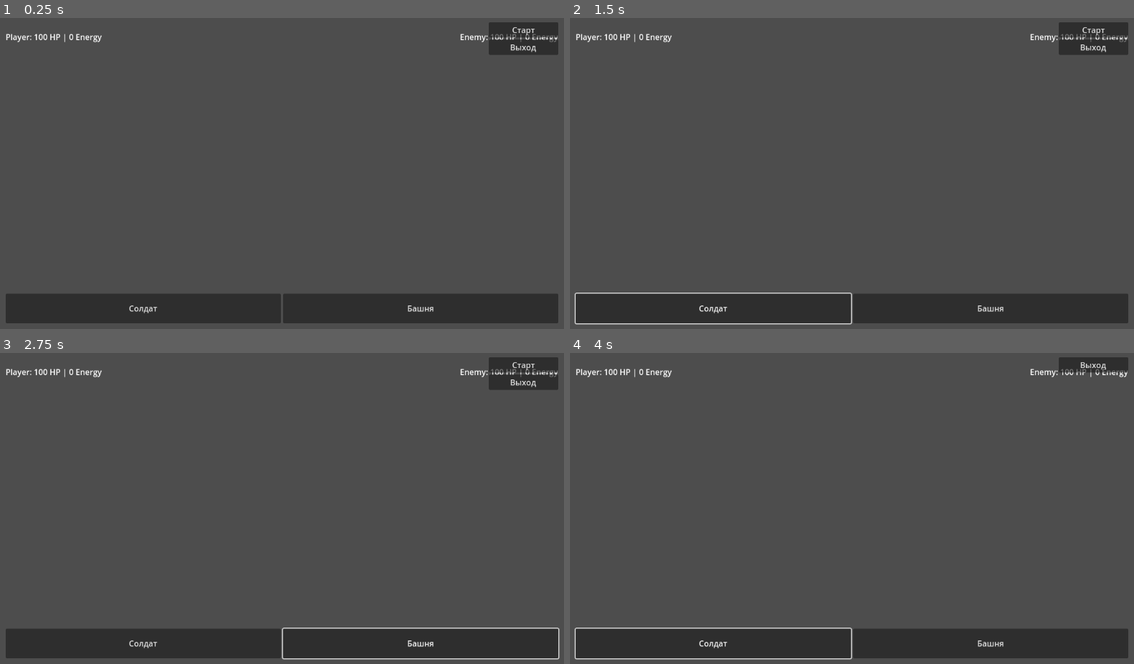
Above: before the commit, frames 1-4 (two rows, left to right).
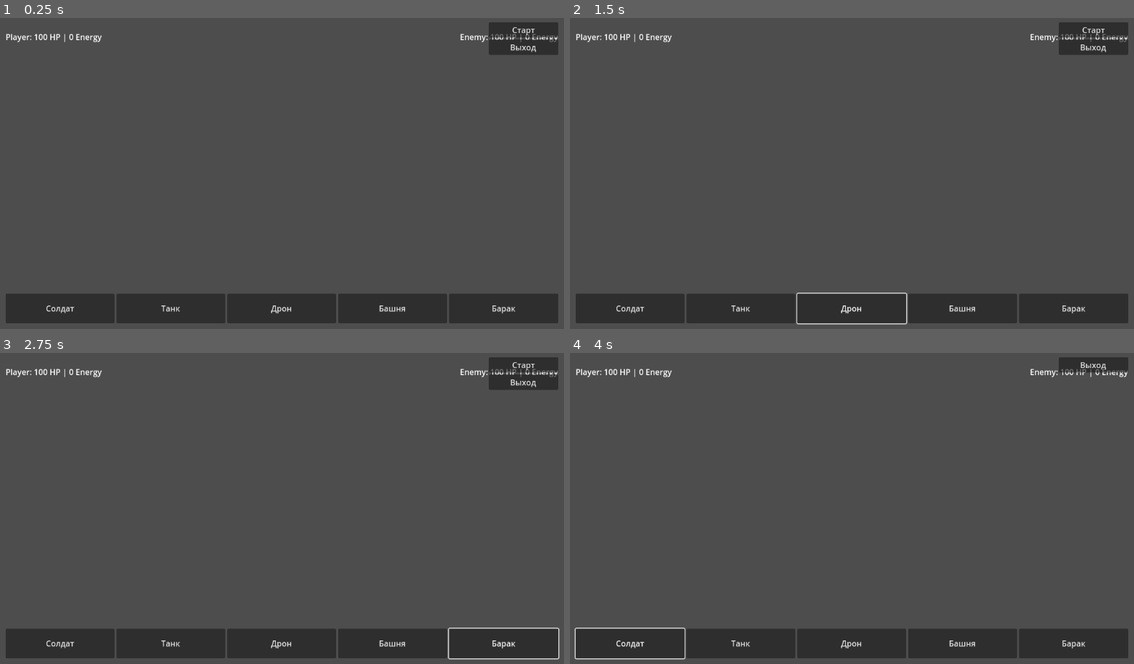
Above: after the commit, the same moments.

Repository: Incube700/Terrion
Game: Godot game, scene res://scenes/Battle.tscn
Two runs of this game, one before a commit and one after it. Both use one fixed random seed, a clock stepped at 60 frames per second and the inputs below.
Inputs (mouse positions are in pixels of both pictures, inside the frame that each line leads up to):
- Up to frame 1 (0.25 s): no input
- Up to frame 2 (1.5 s): click (739, 307) at 0.5 s, where only the run after the commit has a clickable "Танк"; click (852, 307) at 1.25 s, where only the run after the commit has a clickable "Дрон"
- Up to frame 3 (2.75 s): click (501, 642) at 2 s, where only the run after the commit has a clickable "Барак"
- Up to frame 4 (4 s): click "Старт" at 2.75 s; click "Солдат" at 3.5 s

The runs differ from the first frame. In frame 1, 0.5% of the frame differs, in the area x 8-92%, y 88-99%; in frame 2, 1.0%, in the area x 0-92%, y 88-99%; in frame 3, 0.8%; in frame 4, 0.8%.
Error before the commit: Parse Error: Function "update_health_display()" not found in base self. (res://scripts/Unit.gd:20)

Commit message:
fix: добавлены барак, автоспавн солдат, кнопка барака в UI, исправлены ошибки max_health и видимости 3D

Diff:
--- a/scenes/BattleUI.tscn
+++ b/scenes/BattleUI.tscn
@@ -10,6 +10,8 @@
 anchors_preset = 15
 anchor_right = 1.0
 anchor_bottom = 1.0
+grow_horizontal = 2
+grow_vertical = 2
 
 [node name="TopPanel" type="HBoxContainer" parent="UI"]
 layout_mode = 0
@@ -48,10 +50,25 @@
 size_flags_horizontal = 3
 text = "Солдат"
 
+[node name="TankButton" type="Button" parent="UI/BottomPanel"]
+layout_mode = 2
+size_flags_horizontal = 3
+text = "Танк"
+
+[node name="DroneButton" type="Button" parent="UI/BottomPanel"]
+layout_mode = 2
+size_flags_horizontal = 3
+text = "Дрон"
+
 [node name="TowerButton" type="Button" parent="UI/BottomPanel"]
 layout_mode = 2
 size_flags_horizontal = 3
 text = "Башня"
+
+[node name="BarracksButton" type="Button" parent="UI/BottomPanel"]
+layout_mode = 2
+size_flags_horizontal = 3
+text = "Барак"
 
 [node name="RightPanel" type="VBoxContainer" parent="UI"]
 layout_mode = 0
--- a/scenes/Spawner.tscn
+++ b/scenes/Spawner.tscn
@@ -3,7 +3,9 @@
 [ext_resource type="Script" uid="uid://cmy11eoykmtn" path="res://scripts/Spawner.gd" id="1"]
 
 [sub_resource type="BoxMesh" id="BoxMesh_qcsvw"]
-[sub_resource type="CylinderMesh" id="CylinderMesh_tower"]
+
+[sub_resource type="BoxMesh" id="BoxMesh_barrack"]
+size = Vector3(0.6, 0.4, 0.6)
 
 [node name="Spawner" type="Node3D"]
 script = ExtResource("1")
@@ -11,6 +13,26 @@
 [node name="MeshInstance3D" type="MeshInstance3D" parent="."]
 mesh = SubResource("BoxMesh_qcsvw")
 
+[node name="MeshBarrack1" type="MeshInstance3D" parent="."]
+transform = Transform3D(1, 0, 0, 0, 1, 0, 0, 0, 1, -0.5, 0, 0.5)
+visible = false
+mesh = SubResource("BoxMesh_barrack")
+
+[node name="MeshBarrack2" type="MeshInstance3D" parent="."]
+transform = Transform3D(1, 0, 0, 0, 1, 0, 0, 0, 1, 0.5, 0, 0.5)
+visible = false
+mesh = SubResource("BoxMesh_barrack")
+
+[node name="MeshBarrack3" type="MeshInstance3D" parent="."]
+transform = Transform3D(1, 0, 0, 0, 1, 0, 0, 0, 1, -0.5, 0, -0.5)
+visible = false
+mesh = SubResource("BoxMesh_barrack")
+
+[node name="MeshBarrack4" type="MeshInstance3D" parent="."]
+transform = Transform3D(1, 0, 0, 0, 1, 0, 0, 0, 1, 0.5, 0, -0.5)
+visible = false
+mesh = SubResource("BoxMesh_barrack")
+
 [node name="SpawnTimer" type="Timer" parent="."]
 wait_time = 3.0
 autostart = true
--- a/scenes/Unit.tscn
+++ b/scenes/Unit.tscn
@@ -15,7 +15,6 @@
 
 [node name="MeshInstance3D" type="MeshInstance3D" parent="."]
 mesh = SubResource("CapsuleMesh_soldier")
-material_override = null
 
 [node name="CollisionShape3D" type="CollisionShape3D" parent="."]
 shape = SubResource("SphereShape3D_fqlnf")
--- a/scripts/BattleManager.gd
+++ b/scripts/BattleManager.gd
@@ -52,6 +52,17 @@
 	energy_timer.timeout.connect(_on_energy_timer)
 	add_child(energy_timer)
 
+	# Добавить зелёное поле (трава)
+	var field = MeshInstance3D.new()
+	var plane = PlaneMesh.new()
+	plane.size = Vector2(20, 30)
+	field.mesh = plane
+	field.transform.origin = Vector3(0, 0, 0)
+	var field_mat = StandardMaterial3D.new()
+	field_mat.albedo_color = Color(0.2, 0.7, 0.2, 1.0) # зелёная трава
+	field.set_surface_override_material(0, field_mat)
+	add_child(field)
+
 	# Добавить горизонтальную линию (разделение поля)
 	var line = MeshInstance3D.new()
 	var box = BoxMesh.new()
@@ -81,20 +92,9 @@
 	enemy_core.set_surface_override_material(0, enemy_mat)
 	add_child(enemy_core)
 
-	# Добавить зелёное поле (трава)
-	var field = MeshInstance3D.new()
-	var plane = PlaneMesh.new()
-	plane.size = Vector2(20, 30)
-	field.mesh = plane
-	field.transform.origin = Vector3(0, 0, 0)
-	var field_mat = StandardMaterial3D.new()
-	field_mat.albedo_color = Color(0.2, 0.7, 0.2, 1.0) # зелёная трава
-	field.set_surface_override_material(0, field_mat)
-	add_child(field)
-
-	# Добавить стартовый спавнер игрока
+	# Добавить стартовый башенный спавнер игрока
 	place_spawner("player", "tower", Vector3(-4, 0, -10))
-	# Добавить стартовый спавнер врага
+	# Добавить стартовый башенный спавнер врага
 	place_spawner("enemy", "tower", Vector3(4, 0, 10))
 
 func _on_start_battle():
@@ -218,12 +218,12 @@
 	return true
 
 # Drag&drop: спавн юнита
-func _on_spawn_unit_drag(screen_pos):
+func _on_spawn_unit_drag(unit_type, screen_pos):
 	if not battle_started or player_energy < 10:
 		return
 	var pos = get_mouse_map_position(screen_pos)
 	if is_valid_unit_position(pos):
-		spawn_unit_at_pos("player", pos)
+		spawn_unit_at_pos("player", pos, unit_type)
 		player_energy -= 10
 		if battle_ui:
 			battle_ui.update_info(player_base_hp, player_energy, enemy_base_hp, enemy_energy)
@@ -234,7 +234,10 @@
 		return
 	var pos = get_mouse_map_position(screen_pos)
 	if is_valid_build_position(pos):
-		place_spawner("player", "tower", pos)
+		var build_type = "tower"
+		if battle_ui and battle_ui.drag_type == "barracks":
+			build_type = "barracks"
+		place_spawner("player", build_type, pos)
 		player_energy -= 10
 		if battle_ui:
 			battle_ui.update_info(player_base_hp, player_energy, enemy_base_hp, enemy_energy)
@@ -256,11 +259,15 @@
 			return false
 	return true
 
-func spawn_unit_at_pos(team, pos):
+func spawn_unit_at_pos(team, pos, unit_type="soldier"):
 	var unit = unit_scene.instantiate()
 	unit.team = team
+	unit.unit_type = unit_type
 	unit.global_position = pos
-	unit.target_pos = Vector3(0, 0, 13) # Враг сверху
+	if team == "player":
+		unit.target_pos = Vector3(0, 0, 13) # Враг сверху
+	else:
+		unit.target_pos = Vector3(0, 0, -13) # Игрок снизу
 	unit.battle_manager = self
 	add_child(unit)
 
--- a/scripts/BattleUI.gd
+++ b/scripts/BattleUI.gd
@@ -1,14 +1,17 @@
 extends CanvasLayer
 
 signal start_battle
-signal spawn_unit(pos)
+signal spawn_unit(unit_type, pos)
 signal build_structure(pos)
 
 @onready var player_info = $UI/TopPanel/PlayerInfo
 @onready var enemy_info = $UI/TopPanel/EnemyInfo
 @onready var start_button = $UI/RightPanel/StartButton
 @onready var soldier_button = $UI/BottomPanel/SoldierButton
+@onready var tank_button = $UI/BottomPanel/TankButton
+@onready var drone_button = $UI/BottomPanel/DroneButton
 @onready var tower_button = $UI/BottomPanel/TowerButton
+@onready var barracks_button = $UI/BottomPanel/BarracksButton
 
 var drag_type = null
 var drag_preview = null
@@ -16,7 +19,10 @@
 func _ready():
 	start_button.pressed.connect(_on_start_pressed)
 	soldier_button.gui_input.connect(_on_soldier_button_input)
+	tank_button.gui_input.connect(_on_tank_button_input)
+	drone_button.gui_input.connect(_on_drone_button_input)
 	tower_button.gui_input.connect(_on_tower_button_input)
+	barracks_button.gui_input.connect(_on_barracks_button_input)
 
 func _on_start_pressed():
 	emit_signal("start_battle")
@@ -29,6 +35,20 @@
 	elif event is InputEventMouseButton and not event.pressed and drag_type == "soldier":
 		finish_drag()
 
+func _on_tank_button_input(event):
+	if event is InputEventMouseButton and event.button_index == MOUSE_BUTTON_LEFT and event.pressed:
+		drag_type = "tank"
+		create_drag_preview("tank")
+	elif event is InputEventMouseButton and not event.pressed and drag_type == "tank":
+		finish_drag()
+
+func _on_drone_button_input(event):
+	if event is InputEventMouseButton and event.button_index == MOUSE_BUTTON_LEFT and event.pressed:
+		drag_type = "drone"
+		create_drag_preview("drone")
+	elif event is InputEventMouseButton and not event.pressed and drag_type == "drone":
+		finish_drag()
+
 func _on_tower_button_input(event):
 	if event is InputEventMouseButton and event.button_index == MOUSE_BUTTON_LEFT and event.pressed:
 		drag_type = "tower"
@@ -36,12 +56,28 @@
 	elif event is InputEventMouseButton and not event.pressed and drag_type == "tower":
 		finish_drag()
 
+func _on_barracks_button_input(event):
+	if event is InputEventMouseButton and event.button_index == MOUSE_BUTTON_LEFT and event.pressed:
+		drag_type = "barracks"
+		create_drag_preview("barracks")
+	elif event is InputEventMouseButton and not event.pressed and drag_type == "barracks":
+		finish_drag()
+
 func create_drag_preview(type):
 	if drag_preview:
 		drag_preview.queue_free()
 	# Можно добавить визуализацию preview (например, ColorRect или иконку)
 	drag_preview = ColorRect.new()
-	drag_preview.color = Color(0.5, 1, 0.5, 0.5) if type == "soldier" else Color(0.5, 0.5, 1, 0.5)
+	if type == "soldier":
+		drag_preview.color = Color(0.5, 1, 0.5, 0.5)
+	elif type == "tank":
+		drag_preview.color = Color(0.2, 0.7, 0.2, 0.5)
+	elif type == "drone":
+		drag_preview.color = Color(0.5, 0.8, 1, 0.5)
+	elif type == "tower":
+		drag_preview.color = Color(0.8, 0.8, 0.2, 0.5)
+	elif type == "barracks":
+		drag_preview.color = Color(0.5, 0.3, 0.1, 0.5)
 	drag_preview.size = Vector2(64, 64)
 	add_child(drag_preview)
 	set_process(true)
@@ -53,9 +89,9 @@
 func finish_drag():
 	if drag_preview:
 		var pos = get_viewport().get_mouse_position()
-		if drag_type == "soldier":
-			emit_signal("spawn_unit", pos)
-		elif drag_type == "tower":
+		if drag_type in ["soldier", "tank", "drone"]:
+			emit_signal("spawn_unit", drag_type, pos)
+		elif drag_type == "tower" or drag_type == "barracks":
 			emit_signal("build_structure", pos)
 		drag_preview.queue_free()
 		drag_preview = null
--- a/scripts/Spawner.gd
+++ b/scripts/Spawner.gd
@@ -3,13 +3,16 @@
 @export var team: String = "player"
 @export var lane_idx: int = 0
 @export var unit_type: String = "soldier"
-@export var spawner_type: String = "spawner" # 'spawner' или 'tower'
+@export var spawner_type: String = "spawner" # 'spawner', 'tower', 'barracks'
 
 @onready var spawn_timer: Timer = $SpawnTimer
 @onready var mesh_instance: MeshInstance3D = $MeshInstance3D
+@onready var mesh_barrack1: MeshInstance3D = $MeshBarrack1
+@onready var mesh_barrack2: MeshInstance3D = $MeshBarrack2
+@onready var mesh_barrack3: MeshInstance3D = $MeshBarrack3
+@onready var mesh_barrack4: MeshInstance3D = $MeshBarrack4
 
 func _ready():
-	# Визуальное различие типов
 	if spawner_type == "tower":
 		var cyl = CylinderMesh.new()
 		cyl.top_radius = 0.7
@@ -19,17 +22,37 @@
 		mesh_instance.scale = Vector3(1, 1.5, 1)
 		mesh_instance.material_override = StandardMaterial3D.new()
 		mesh_instance.material_override.albedo_color = Color(0.8, 0.8, 0.2, 1)
+		mesh_barrack1.visible = false
+		mesh_barrack2.visible = false
+		mesh_barrack3.visible = false
+		mesh_barrack4.visible = false
+	elif spawner_type == "barracks":
+		mesh_instance.visible = false
+		mesh_barrack1.visible = true
+		mesh_barrack2.visible = true
+		mesh_barrack3.visible = true
+		mesh_barrack4.visible = true
+		for m in [mesh_barrack1, mesh_barrack2, mesh_barrack3, mesh_barrack4]:
+			m.material_override = StandardMaterial3D.new()
+			m.material_override.albedo_color = Color(0.5, 0.3, 0.1, 1)
+		spawn_timer.wait_time = 5.0
 	else:
 		var box = BoxMesh.new()
 		box.size = Vector3(1, 1, 1)
 		mesh_instance.mesh = box
 		mesh_instance.material_override = StandardMaterial3D.new()
 		mesh_instance.material_override.albedo_color = Color(0.2, 0.8, 0.8, 1)
+		mesh_barrack1.visible = false
+		mesh_barrack2.visible = false
+		mesh_barrack3.visible = false
+		mesh_barrack4.visible = false
 
 	spawn_timer.timeout.connect(_on_spawn_timer_timeout)
 
 func _on_spawn_timer_timeout():
-	var battle_manager = get_tree().get_root().get_node("Battle")
-	if battle_manager:
-		battle_manager.spawn_unit(team, lane_idx)
+	if spawner_type == "barracks":
+		# Спавним солдата рядом с бараком
+		var battle_manager = get_tree().get_root().get_node("Battle")
+		if battle_manager:
+			battle_manager.spawn_unit_at_pos(team, global_position + Vector3(0, 0, 1), "soldier")
 	# TODO: добавить выбор типа юнита и расширение логики
--- a/scripts/Unit.gd
+++ b/scripts/Unit.gd
@@ -1,8 +1,10 @@
 extends CharacterBody3D
 
 @export var team: String = "player"
+@export var unit_type: String = "soldier" # soldier, tank, drone
 @export var speed: float = 100.0
 @export var health: int = 100
+@export var max_health: int = 100
 @export var damage: int = 20
 @export var target_pos: Vector3
 var battle_manager = null
@@ -13,19 +15,48 @@
 var target: Node = null
 
 @onready var attack_area: Area3D = $AttackArea
+@onready var health_bar: ColorRect = $HealthBar
+@onready var mesh: MeshInstance3D = $MeshInstance3D
 
 func _ready():
+	# Тип и параметры
+	if unit_type == "soldier":
+		mesh.mesh = preload("res://scenes/Unit.tscn").get_subresource("CapsuleMesh_soldier")
+		speed = 100
+		health = 100
+		max_health = 100
+		damage = 20
+	elif unit_type == "tank":
+		mesh.mesh = preload("res://scenes/Unit.tscn").get_subresource("BoxMesh_tank")
+		speed = 60
+		health = 200
+		max_health = 200
+		damage = 40
+	elif unit_type == "drone":
+		mesh.mesh = preload("res://scenes/Unit.tscn").get_subresource("SphereMesh_drone")
+		speed = 160
+		health = 60
+		max_health = 60
+		damage = 10
+	# Цвет по типу и команде
+	mesh.material_override = StandardMaterial3D.new()
+	if team == "player":
+		if unit_type == "soldier":
+			mesh.material_override.albedo_color = Color(0.2, 0.6, 1, 1)
+		elif unit_type == "tank":
+			mesh.material_override.albedo_color = Color(0.2, 0.5, 0.2, 1)
+		elif unit_type == "drone":
+			mesh.material_override.albedo_color = Color(0.5, 0.8, 1, 1)
+	else:
+		if unit_type == "soldier":
+			mesh.material_override.albedo_color = Color(1, 0.2, 0.2, 1)
+		elif unit_type == "tank":
+			mesh.material_override.albedo_color = Color(0.5, 0.2, 0.2, 1)
+		elif unit_type == "drone":
+			mesh.material_override.albedo_color = Color(0.6, 0.2, 0.8, 1)
 	attack_area.body_entered.connect(_on_attack_area_body_entered)
 	attack_area.body_exited.connect(_on_attack_area_body_exited)
 	update_health_display()
-	# Цвет юнита по команде
-	var mesh = $MeshInstance3D
-	if team == "player":
-		mesh.material_override = StandardMaterial3D.new()
-		mesh.material_override.albedo_color = Color(0.2, 0.6, 1, 1)
-	else:
-		mesh.material_override = StandardMaterial3D.new()
-		mesh.material_override.albedo_color = Color(1, 0.2, 0.2, 1)
 
 func _physics_process(delta):
 	if health <= 0:
@@ -76,3 +107,7 @@
 	health -= amount
 	if health <= 0:
 		queue_free()
+
+func update_health_display():
+	if health_bar:
+		health_bar.scale.x = float(health) / float(max_health)
